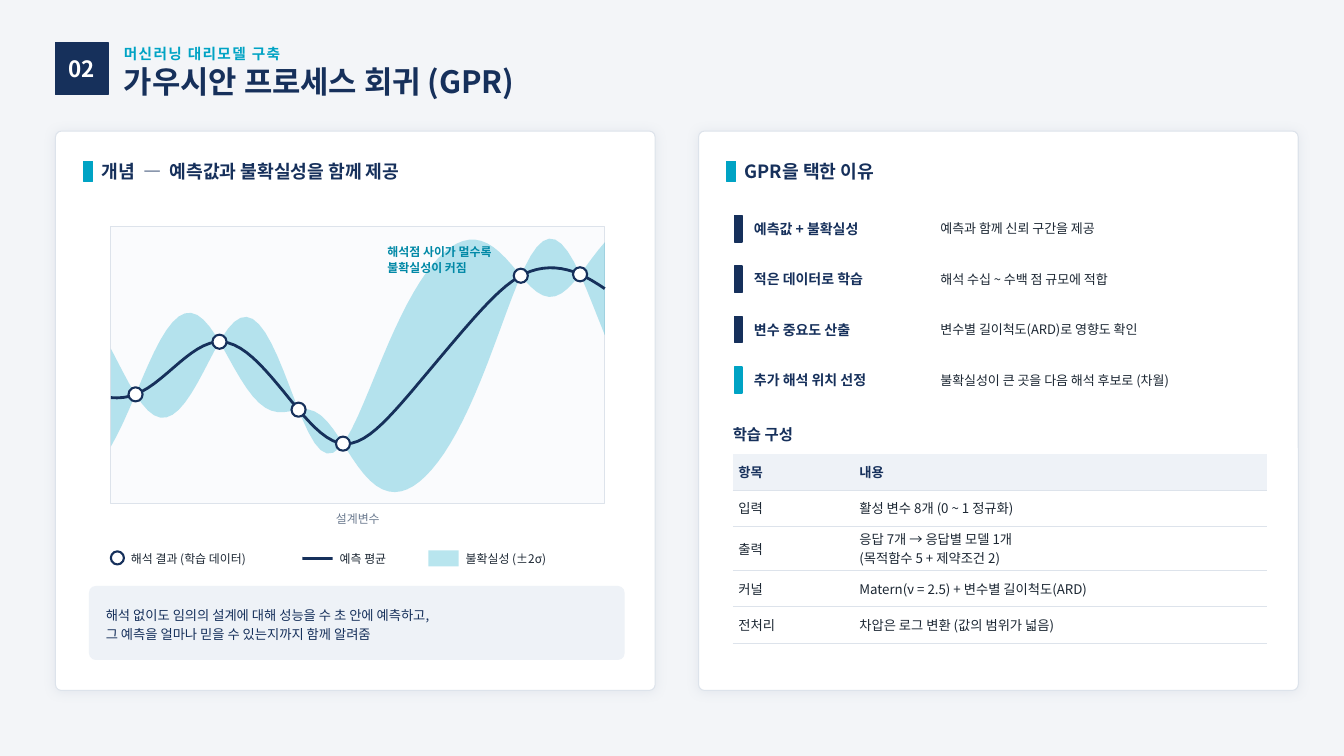
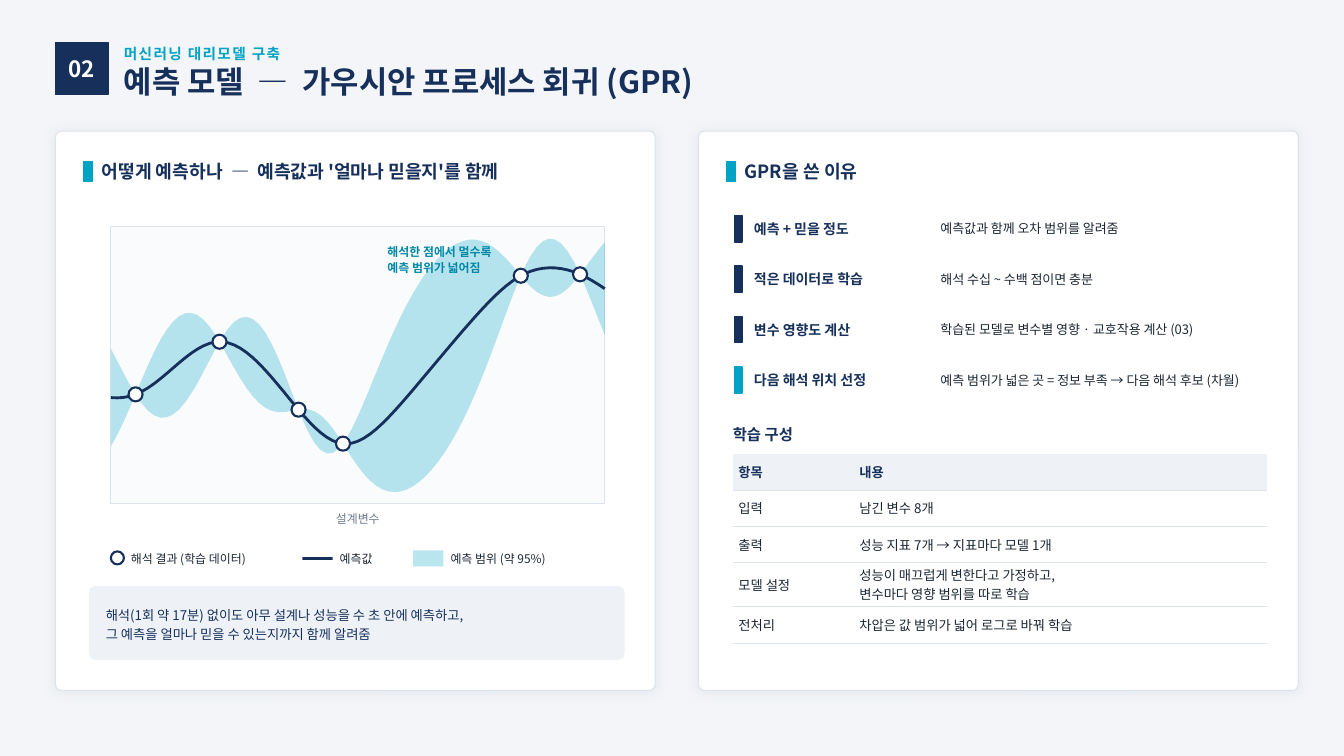
Before and after one commit to yjs9716/dddd, a slide deck: slide 8 of 2개월차_변수선별_및_대리모델구축.pptx (slide 7 before the commit). Drawn at 1344x756 pixels with LibreOffice and Linux fonts; fonts in the diff are those of the drawing. Boxes give left, top, right and bottom in pixels: in the first picture for what was removed or moved away, otherwise in the second. Text is boxed around its words. In the diff, an @@ line names an element or a change of style, - is before the commit and + after.

```diff
--- a/2개월차_변수선별_및_대리모델구축.pptx
+++ b/2개월차_변수선별_및_대리모델구축.pptx
@@ text at (124,67,694,99): text changed @@
-가우시안 프로세스 회귀 (GPR)
+예측 모델 — 가우시안 프로세스 회귀 (GPR)
@@ text at (102,162,498,180): text changed @@
-개념 — 예측값과 불확실성을 함께 제공
+어떻게 예측하나 — 예측값과 '얼마나 믿을지'를 함께
@@ text at (745,162,857,180): text changed @@
-GPR을 택한 이유
+GPR을 쓴 이유
@@ text at (754,222,849,236): text changed @@
-예측값 + 불확실성
+예측 + 믿을 정도
@@ text at (940,222,1119,234): text changed @@
-예측과 함께 신뢰 구간을 제공
+예측값과 함께 오차 범위를 알려줌
@@ text at (387,244,492,276): text changed @@
-해석점 사이가 멀수록
-불확실성이 커짐
+해석한 점에서 멀수록
+예측 범위가 넓어짐
@@ text at (940,273,1093,285): text changed @@
-해석 수십 ~ 수백 점 규모에 적합
+해석 수십 ~ 수백 점이면 충분
@@ text at (754,323,850,337): text changed @@
-변수 중요도 산출
+변수 영향도 계산
@@ text at (940,323,1193,337): text changed @@
-변수별 길이척도(ARD)로 영향도 확인
+학습된 모델로 변수별 영향 · 교호작용 계산 (03)
@@ text at (754,373,866,387): text changed @@
-추가 해석 위치 선정
+다음 해석 위치 선정
@@ text at (940,374,1240,388): text changed @@
-불확실성이 큰 곳을 다음 해석 후보로 (차월)
+예측 범위가 넓은 곳 = 정보 부족 → 다음 해석 후보 (차월)
@@ table at (733,454,1267,635) @@
-row 2, column 2: 활성 변수 8개 (0 ~ 1 정규화)
+row 2, column 2: 남긴 변수 8개
-row 3, column 2: 응답 7개 → 응답별 모델 1개 / (목적함수 5 + 제약조건 2)
+row 3, column 2: 성능 지표 7개 → 지표마다 모델 1개
-row 4, column 1: 커널
+row 4, column 1: 모델 설정
-row 4, column 2: Matern(ν = 2.5) + 변수별 길이척도(ARD)
+row 4, column 2: 성능이 매끄럽게 변한다고 가정하고, / 변수마다 영향 범위를 따로 학습
-row 5, column 2: 차압은 로그 변환 (값의 범위가 넓음)
+row 5, column 2: 차압은 값 범위가 넓어 로그로 바꿔 학습
@@ text at (340,553,373,564): text changed @@
-예측 평균
+예측값
@@ rectangle: place and size @@
-rectangle at (429,551,459,567)
+rectangle at (413,551,444,567)
@@ text at (451,553,545,565): text changed @@
-불확실성 (±2σ)
+예측 범위 (약 95%)
@@ text at (106,609,464,623): text changed @@
-해석 없이도 임의의 설계에 대해 성능을 수 초 안에 예측하고,
+해석(1회 약 17분) 없이도 아무 설계나 성능을 수 초 안에 예측하고,
```
Also in this commit, not shown: 9 other slides changed, 1 slide added, 3 other files.
